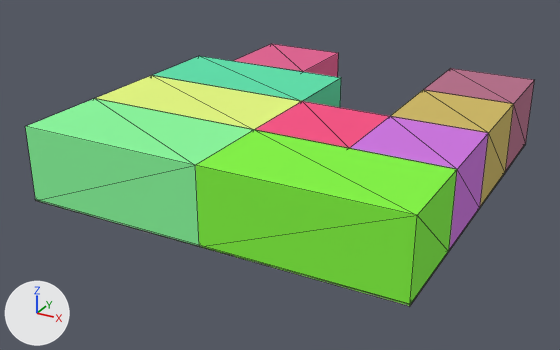
One commit to the glTF model adjacent.glb: the scene before it, then after it.
Rendered twice from a 50 mm lens placed at (28.0, -25.3, 17.0), pointed at (9.4, 8.7, 0.1). Every picture has the same lights, and +X, +Y and +Z are marked at lower left. Mesh edges are drawn as thin lines. Where no turn or scale is listed for an object, it has been applied to the vertices.

Names of what the first picture shows: '1004_mesh', '1022_mesh', '1037_mesh', '1052_mesh', '650_mesh', '908_mesh', '937_mesh', '955_mesh', '971_mesh', '986_mesh'.
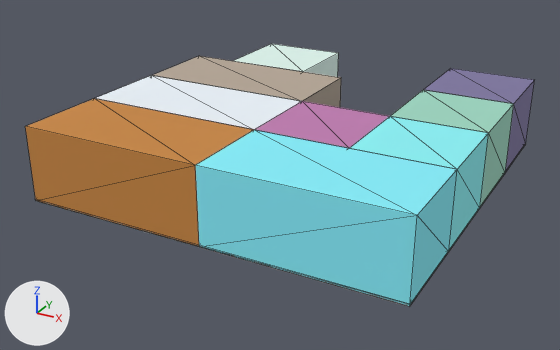
Diff of the bpy script that builds the scene:
```diff
--- a/adjacent.glb.py
+++ b/adjacent.glb.py
@@ me_908_mesh @@
 me_908_mesh.from_pydata(...)  # 8 vertices, 12 faces; spans x 0.0..10.0, y 0.0..5.0, z 0.0..4.0
-me_908_mesh.materials.append(mat_3c4fd884_8a6d_43ec_bd69_772886a24447)  # green #8afc9e
+me_908_mesh.materials.append(mat_8b666afb_afa9_4c45_9e05_5fe9761abd10)  # orange #c98740
@@ me_937_mesh @@
 me_937_mesh.from_pydata(...)  # 8 vertices, 12 faces; spans x 0.0..10.0, y 5.0..10.0, z 0.0..4.0
-me_937_mesh.materials.append(mat_7ffb3e0d_32f2_44ed_9146_e199617c2d4d)  # green #e8fd7f
+me_937_mesh.materials.append(mat_64860140_6629_4362_b762_fd06e59b28ad)  # white #eef6fc
@@ me_955_mesh @@
 me_955_mesh.from_pydata(...)  # 8 vertices, 12 faces; spans x 10.0..20.0, y 0.0..5.0, z 0.0..4.0
-me_955_mesh.materials.append(mat_0cb4ce1f_1d36_461e_a6dd_c88dfd0af907)  # green #83fa3e
+me_955_mesh.materials.append(mat_9815947e_ab04_40df_86b6_e31b7adf6d8a)  # cyan #87f0fd
@@ me_971_mesh @@
 me_971_mesh.from_pydata(...)  # 8 vertices, 12 faces; spans x 0.0..10.0, y 10.0..15.0, z 0.0..4.0
-me_971_mesh.materials.append(mat_8f3b5540_e517_4922_941a_94953326bffb)  # green #5be4ad
+me_971_mesh.materials.append(mat_5796d950_bf16_4800_a6f3_8a69ebba0143)  # beige #b7a898
@@ me_986_mesh @@
 me_986_mesh.from_pydata(...)  # 8 vertices, 12 faces; spans x 10.0..15.0, y 5.0..10.0, z 0.0..4.0
-me_986_mesh.materials.append(mat_2c06c093_2682_473f_806b_a9f854d37da7)  # pink #fb4d84
+me_986_mesh.materials.append(mat_cfefa690_2fa3_4503_a7f6_db17361ae565)  # pink #c17cb2
@@ me_1004_mesh @@
 me_1004_mesh.from_pydata(...)  # 8 vertices, 12 faces; spans x 15.0..20.0, y 5.0..10.0, z 0.0..4.0
-me_1004_mesh.materials.append(mat_c0110cb0_ec19_4577_8a53_c17f3fbd5c48)  # purple #d073e3
+me_1004_mesh.materials.append(mat_9db4bf90_7485_4673_93f6_f00bab45b7b6)  # cyan #8cf4f8
@@ me_1022_mesh @@
 me_1022_mesh.from_pydata(...)  # 8 vertices, 12 faces; spans x 2.5..7.5, y 15.0..20.0, z 0.0..4.0
-me_1022_mesh.materials.append(mat_09cebe9d_4d02_4709_95ad_cbd0df729097)  # pink #e45f91
+me_1022_mesh.materials.append(mat_135a549c_c5d0_4ccf_808f_1bd19158e254)  # white #e0f7ef
@@ me_1037_mesh @@
 me_1037_mesh.from_pydata(...)  # 8 vertices, 12 faces; spans x 15.0..20.0, y 10.0..15.0, z 0.0..4.0
-me_1037_mesh.materials.append(mat_6f90a961_223e_42be_a86d_0ca2c1bb7f3c)  # yellow #d0ba61
+me_1037_mesh.materials.append(mat_5a5e697b_7391_4343_b5b8_4e8b5ff7d1f8)  # green #9fd8c3
@@ me_1052_mesh @@
 me_1052_mesh.from_pydata(...)  # 8 vertices, 12 faces; spans x 15.0..20.0, y 15.0..20.0, z 0.0..4.0
-me_1052_mesh.materials.append(mat_57bdcd51_462b_4e64_8f8d_0c5bad4e74cc)  # pink #b76c89
+me_1052_mesh.materials.append(mat_5f9873e4_6941_4c66_9e26_4f6188d751f7)  # blue #7f77a1
```

Pixel boxes [x1, y1, x2, y2] of what changed, in the pictures (560 x 350 px):
'955_mesh', recoloured (green to cyan)
    both: [195, 130, 457, 306]
'908_mesh', recoloured (green to orange)
    both: [25, 98, 254, 247]
'1004_mesh', recoloured (purple to cyan)
    both: [350, 116, 488, 251]
'937_mesh', recoloured (green to white)
    both: [95, 75, 301, 130]
'971_mesh', recoloured (green to white)
    both: [152, 56, 341, 107]
'1037_mesh', recoloured (yellow to green)
    both: [391, 90, 514, 207]
'986_mesh', recoloured
    both: [255, 101, 389, 148]
'1052_mesh', recoloured (pink to blue)
    both: [424, 68, 534, 171]
'1022_mesh', recoloured (pink to white)
    both: [234, 44, 338, 77]
